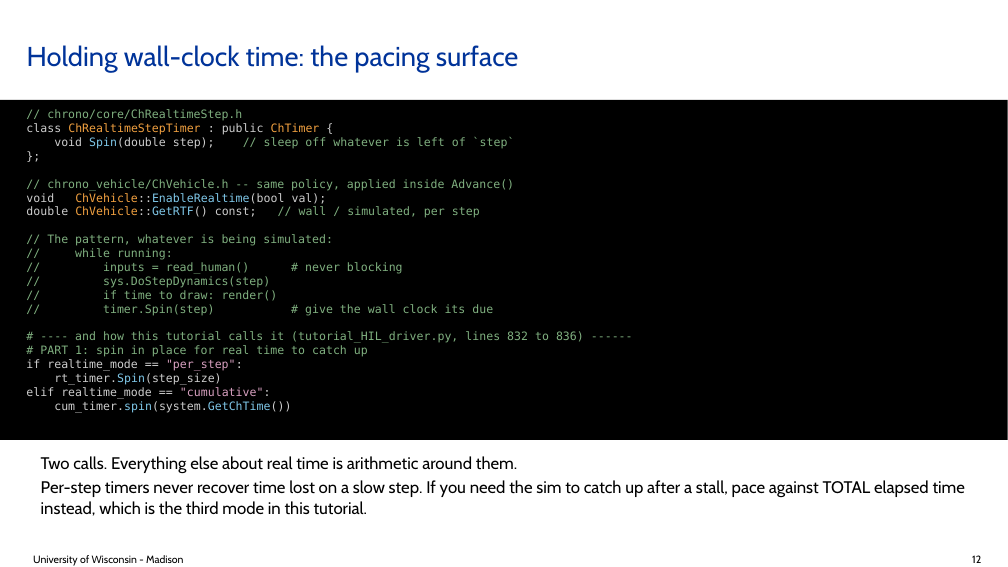
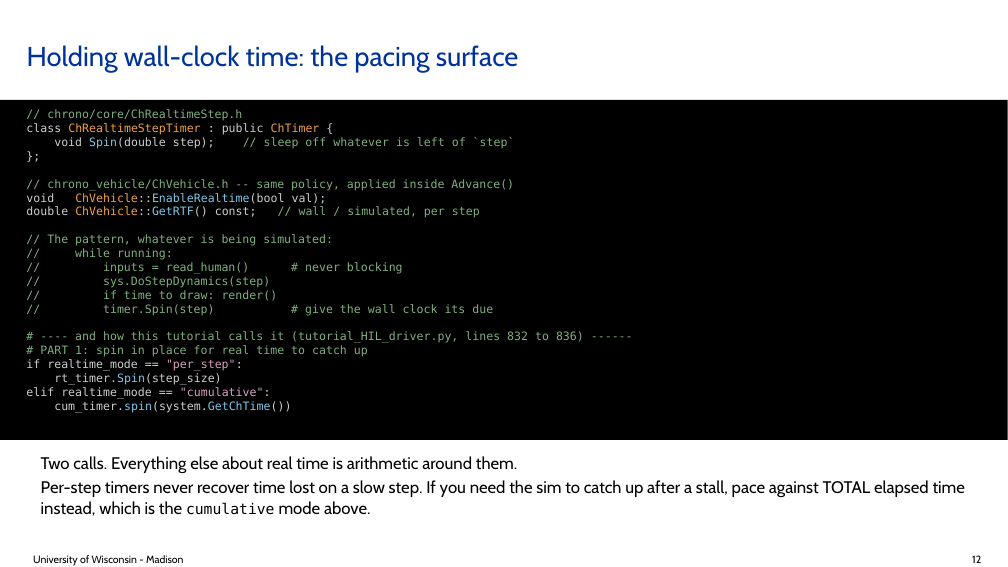
Before and after one commit to ksha23/chrono-hil-tutorial, a slide deck: slide 12 of tutorial_HIL_driver.pptx. Drawn at 1008x567 pixels with LibreOffice and Linux fonts; fonts in the diff are those of the drawing; background and template pictures are left out. Boxes give left, top, right and bottom in pixels: in the first picture for what was removed or moved away, otherwise in the second. Text is boxed around its words. In the diff, an @@ line names an element or a change of style, - is before the commit and + after.

```diff
--- a/tutorial_HIL_driver.pptx
+++ b/tutorial_HIL_driver.pptx
@@ text at bbox=[41, 480, 965, 516]: text changed @@
-Per-step timers never recover time lost on a slow step. If you need the sim to catch up after a stall, pace against TOTAL elapsed time instead, which is the third mode in this tutorial.
+Per-step timers never recover time lost on a slow step. If you need the sim to catch up after a stall, pace against TOTAL elapsed time instead, which is the cumulative mode above.
```
Also in this commit, not shown: 23 other slides changed, 5 other files.
